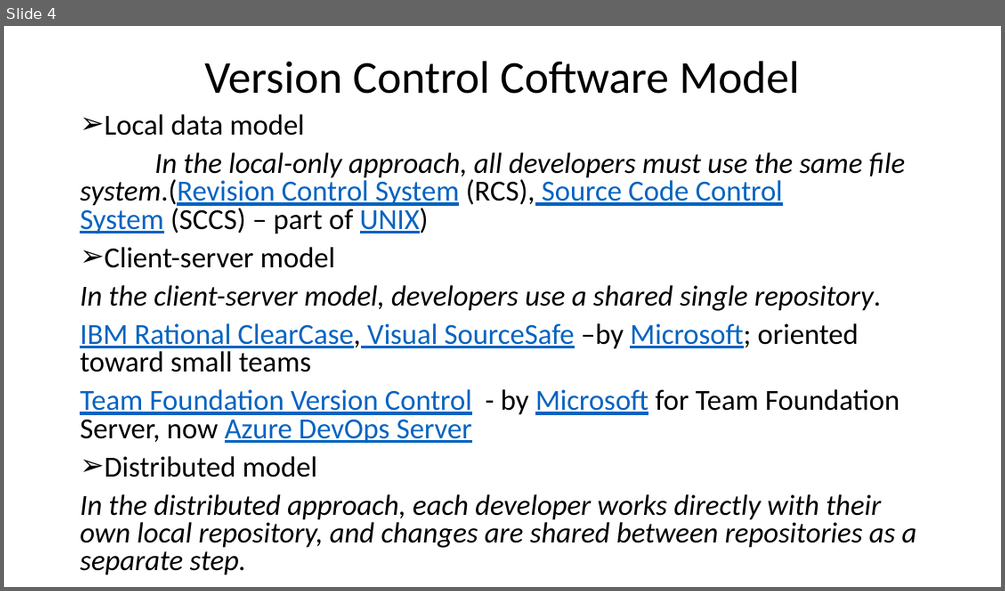
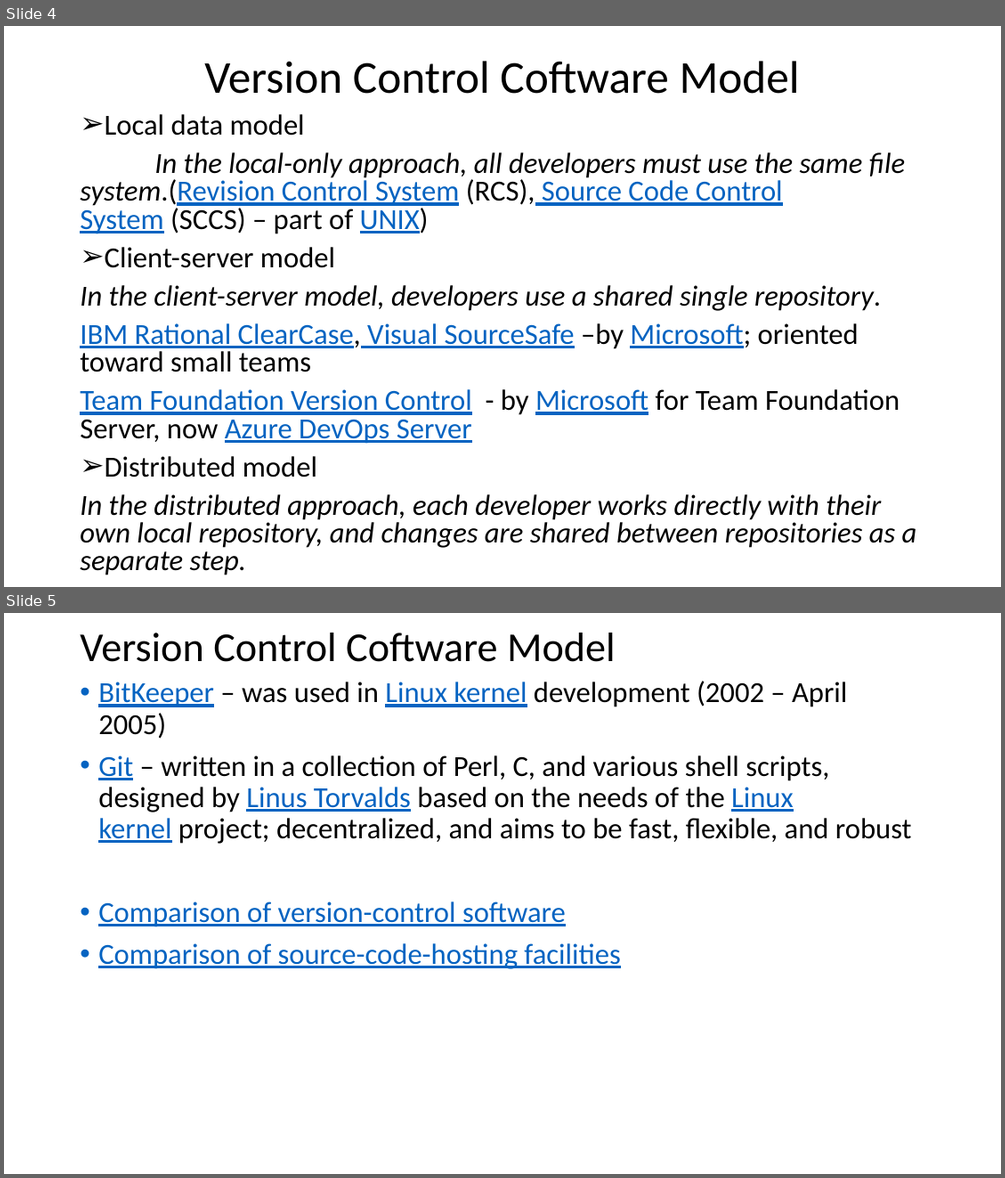
Before and after one commit to mhgulen/Dosyalar, a slide deck: Version Control Protocols.pptx. Shown one above the other, each under a label of ours: slide 4 before the commit, slides 4 and 5 after it. The pictures are 1005x591 and 1005x1178 pixels, drawn with LibreOffice and Linux fonts; fonts in the diff are those of the drawing. Boxes give left, top, right and bottom in pixels: in the first picture for what was removed or moved away, otherwise in the second. Text is boxed around its words. In the diff, an @@ line names an element or a change of style, - is before the commit and + after.

Commit message:
Software example

```diff
--- a/Version Control Protocols.pptx
+++ b/Version Control Protocols.pptx
@@ slide 5 added at box(4, 613, 1001, 1174), background #FFFFFF @@
@@ title added at box(80, 633, 615, 662), 39.6 pt, text #000000 @@
+Version Control Coftware Model
@@ text added at box(98, 681, 912, 969), 28 pt, text #000000 @@
+• BitKeeper – was used in Linux kernel development (2002 – April 2005)
+• Git – written in a collection of Perl, C, and various shell scripts, designed by Linus Torvalds based on the needs of the Linux kernel project; decentralized, and aims to be fast, flexible, and robust
+• Comparison of version-control software
+• Comparison of source-code-hosting facilities
```
